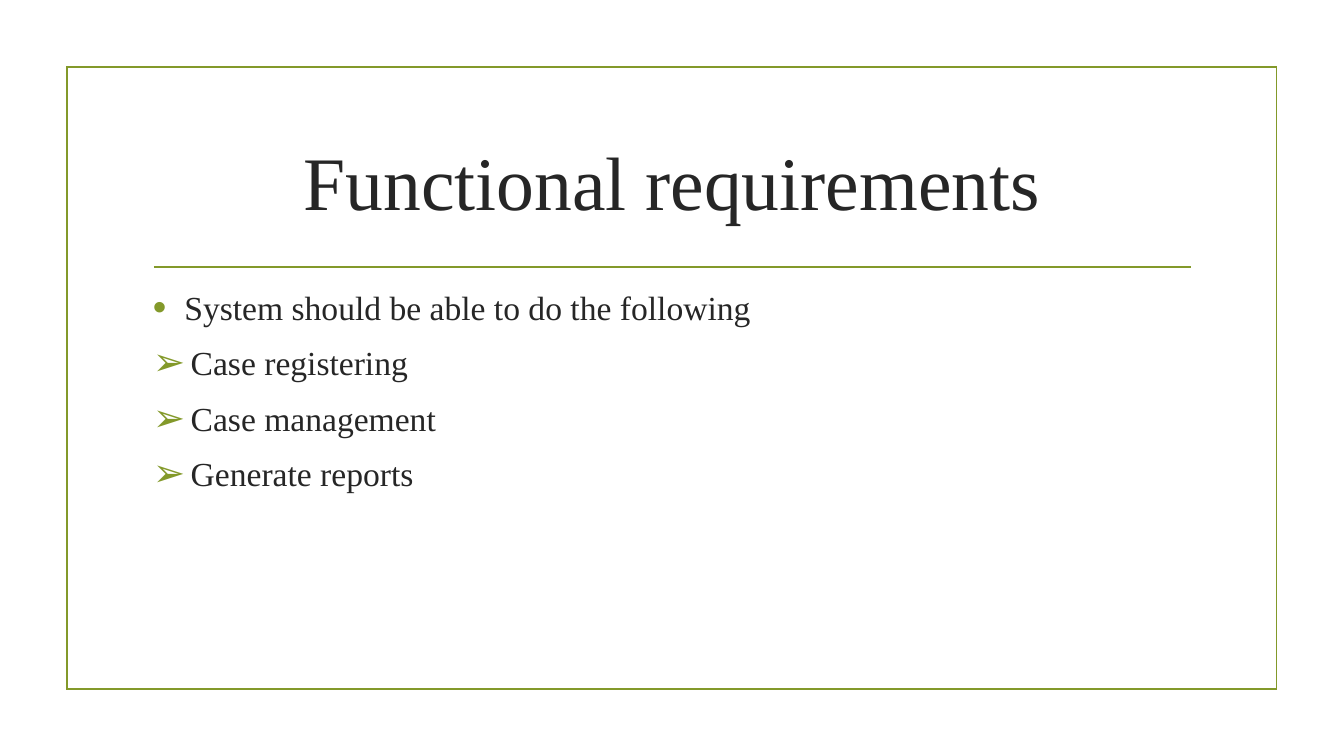
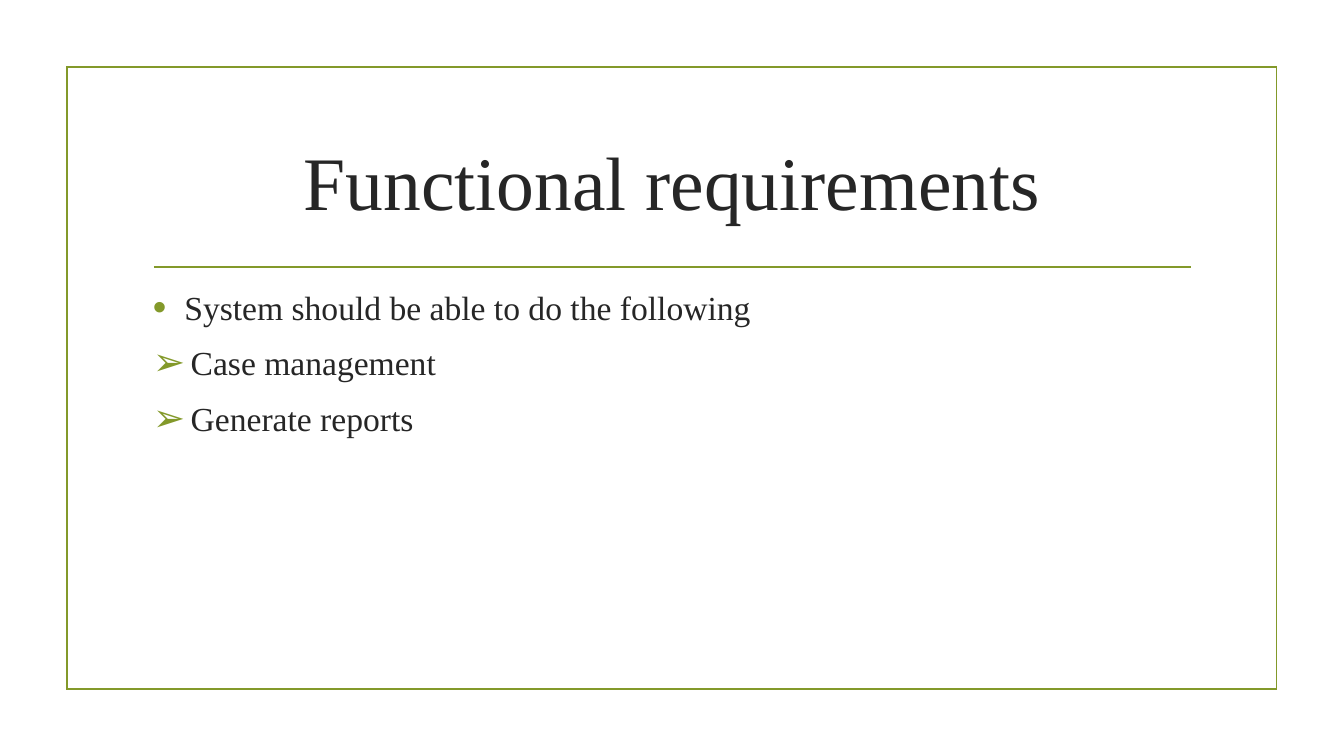
Before and after one commit to Lordwell-Manondo/Crime-Record-management-system, a slide deck: slide 5 of Crime record management system -1.pptx. Drawn at 1344x756 pixels with LibreOffice and Linux fonts; fonts in the diff are those of the drawing; background and template pictures are left out. Boxes give left, top, right and bottom in pixels: in the first picture for what was removed or moved away, otherwise in the second. Text is boxed around its words. In the diff, an @@ line names an element or a change of style, - is before the commit and + after.

Commit message:
corrected eddited home

```diff
--- a/Crime record management system -1.pptx
+++ b/Crime record management system -1.pptx
@@ text at (x1=191, y1=352, x2=408, y2=382): paragraph removed @@
-➢ Case registering
```
